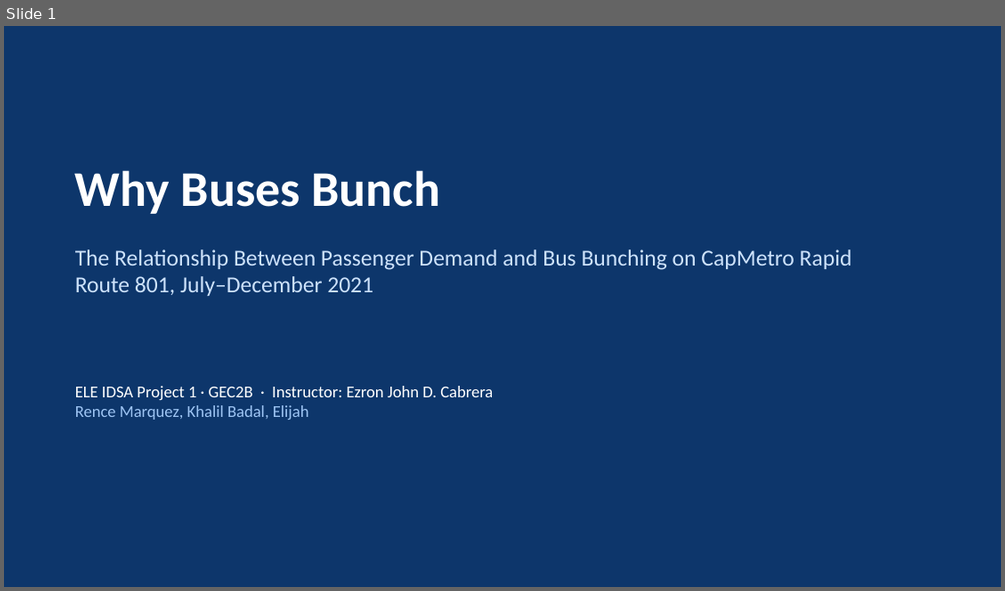
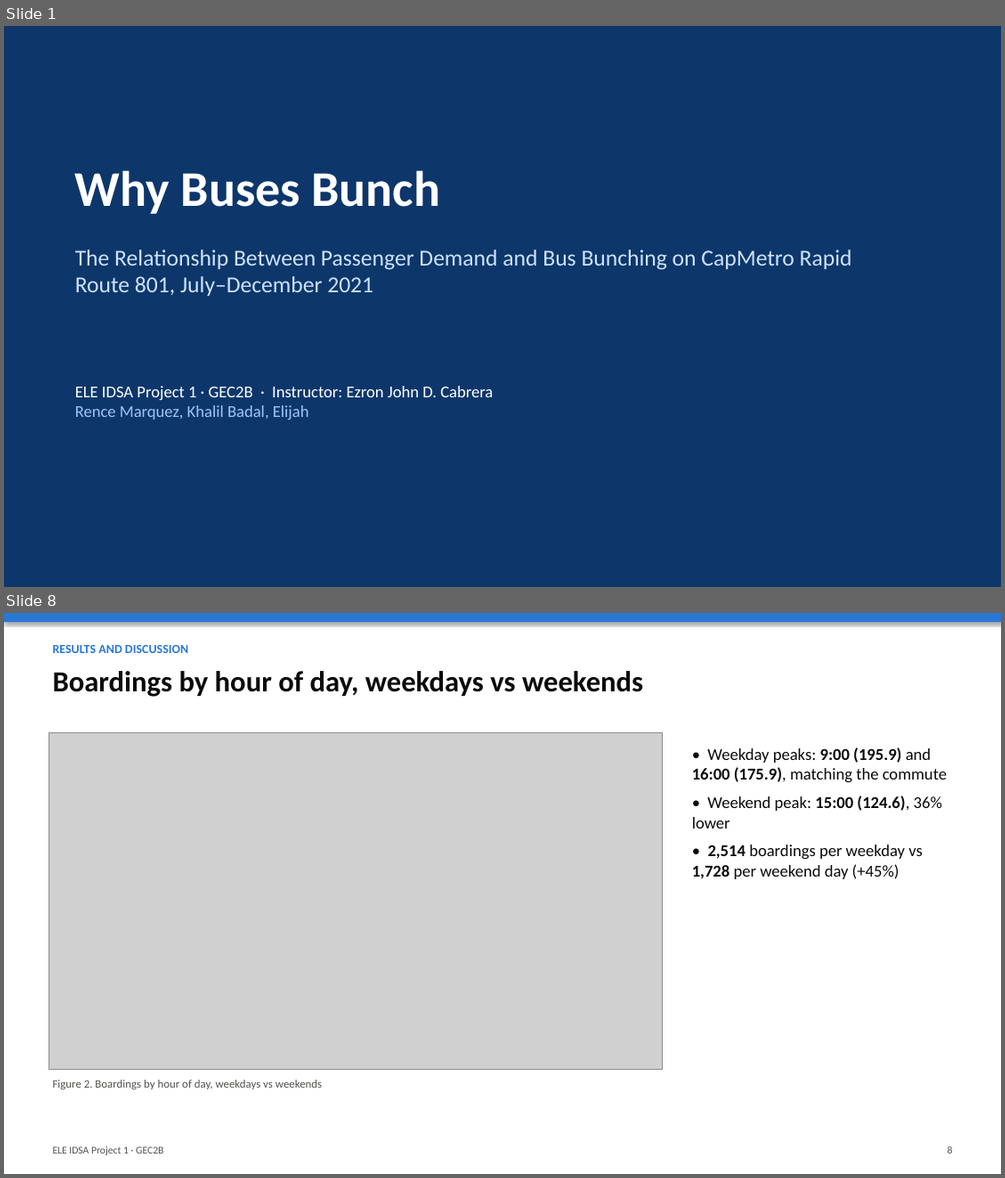
Before and after one commit to RJL-Marquez/ELE-IDSA-PROJECT-1, a slide deck: report/output/ELE_IDSA_Project1_Slides.pptx. Shown one above the other, each under a label of ours: slide 1 before the commit, slides 1 and 8 after it; the slides between them are not shown. The pictures are 1005x591 and 1005x1178 pixels, drawn with LibreOffice and Linux fonts; fonts in the diff are those of the drawing; grey boxes stand for pictures. Boxes give left, top, right and bottom in pixels: in the first picture for what was removed or moved away, otherwise in the second. Text is boxed around its words. In the diff, an @@ line names an element or a change of style, - is before the commit and + after.

```diff
--- a/report/output/ELE_IDSA_Project1_Slides.pptx
+++ b/report/output/ELE_IDSA_Project1_Slides.pptx
@@ slide 8 added at (4,613,1001,1174), background #FFFFFF @@
@@ rectangle added at (4,613,1001,622), fill #2A78D6 @@
@@ text added at (53,645,188,653), 12 pt, text #2A78D6, bold @@
+RESULTS AND DISCUSSION
@@ text added at (53,671,643,697), 28 pt, text #0B0B0B, bold @@
+Boardings by hour of day, weekdays vs weekends
@@ picture added at (48,732,662,1070) @@
@@ text added at (692,747,947,879), 16 pt, text #0B0B0B @@
+• Weekday peaks: 9:00 (195.9) and 16:00 (175.9), matching the commute
+• Weekend peak: 15:00 (124.6), 36% lower
+• 2,514 boardings per weekday vs 1,728 per weekend day (+45%)
@@ text added at (53,1079,322,1089), 11 pt, text #52514E @@
+Figure 2. Boardings by hour of day, weekdays vs weekends
@@ text added at (53,1146,163,1155), 10 pt, text #52514E @@
+ELE IDSA Project 1 · GEC2B
@@ text added at (947,1146,953,1153), 10 pt, text #52514E @@
+8
```
Also in this commit, not shown: 14 slides changed, 3 other slides added, 2 slides removed, 19 other files.
